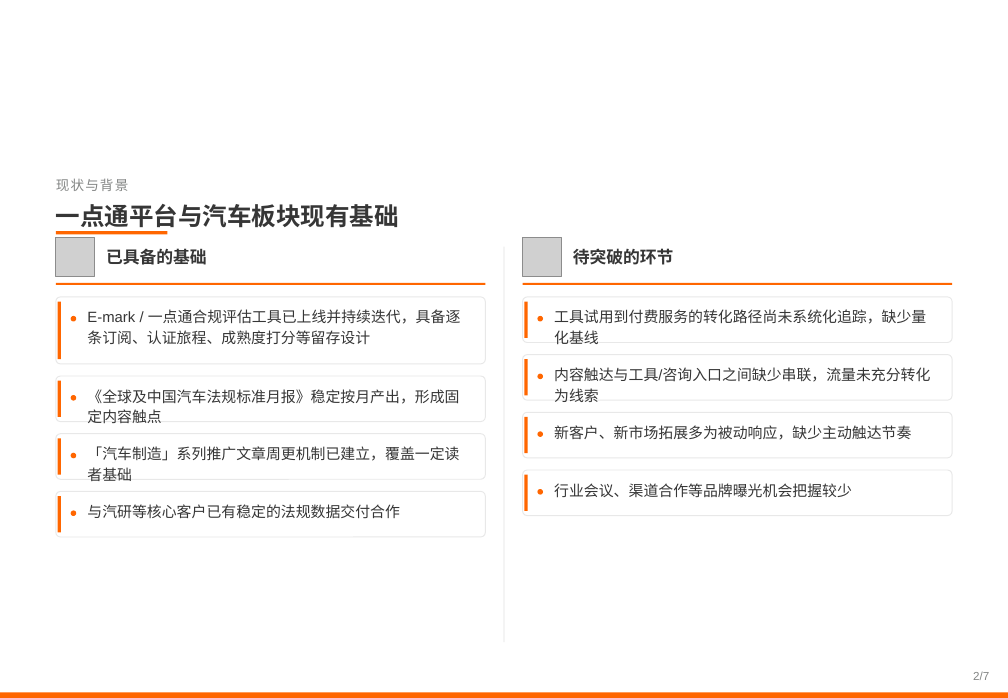
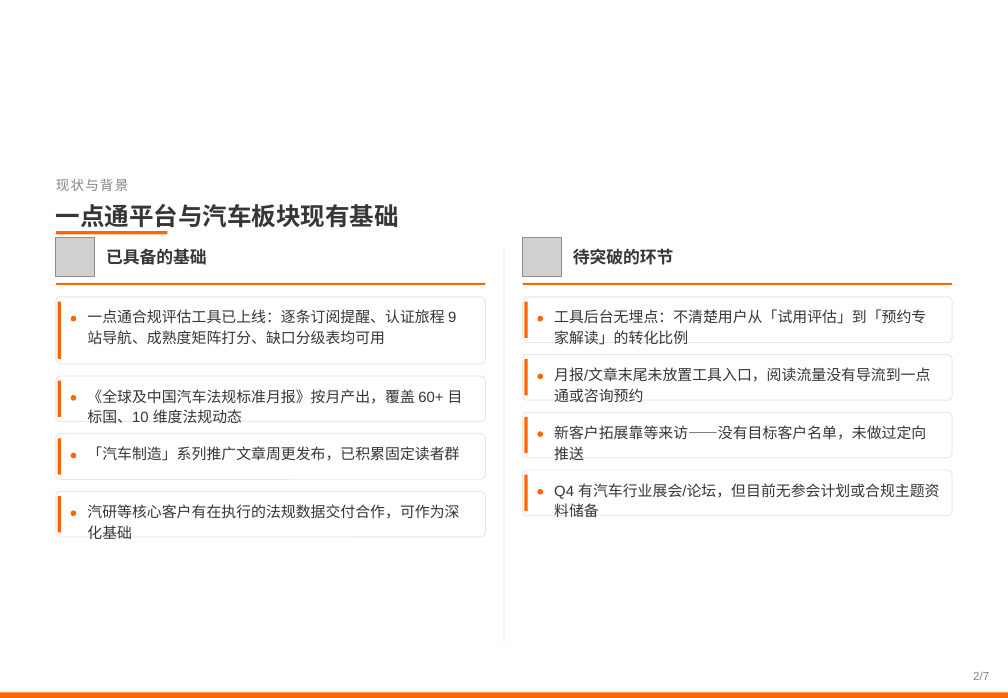
Before and after one commit to zhenghannah1228-boop/Auto-Reg-Monitor, a slide deck: slide 2 of 汽车板块Q4推广计划.pptx. Drawn at 1008x698 pixels with LibreOffice and Linux fonts; fonts in the diff are those of the drawing; grey boxes stand for pictures; background and template pictures are left out. Boxes give left, top, right and bottom in pixels: in the first picture for what was removed or moved away, otherwise in the second. Text is boxed around its words. In the diff, an @@ line names an element or a change of style, - is before the commit and + after.

```diff
--- a/汽车板块Q4推广计划.pptx
+++ b/汽车板块Q4推广计划.pptx
@@ text at [87, 309, 456, 344]: text changed @@
-E-mark / 一点通合规评估工具已上线并持续迭代，具备逐条订阅、认证旅程、成熟度打分等留存设计
+一点通合规评估工具已上线：逐条订阅提醒、认证旅程 9 站导航、成熟度矩阵打分、缺口分级表均可用
@@ text at [554, 309, 926, 345]: text changed @@
-工具试用到付费服务的转化路径尚未系统化追踪，缺少量化基线
+工具后台无埋点：不清楚用户从「试用评估」到「预约专家解读」的转化比例
@@ text at [87, 389, 463, 423]: text changed @@
-《全球及中国汽车法规标准月报》稳定按月产出，形成固定内容触点
+《全球及中国汽车法规标准月报》按月产出，覆盖 60+ 目标国、10 维度法规动态
@@ text at [554, 367, 930, 403]: text changed @@
-内容触达与工具/咨询入口之间缺少串联，流量未充分转化为线索
+月报/文章末尾未放置工具入口，阅读流量没有导流到一点通或咨询预约
@@ text at [87, 446, 459, 461]: text changed @@
-「汽车制造」系列推广文章周更机制已建立，覆盖一定读者基础
+「汽车制造」系列推广文章周更发布，已积累固定读者群
@@ text at [554, 425, 926, 460]: text changed @@
-新客户、新市场拓展多为被动响应，缺少主动触达节奏
+新客户拓展靠等来访——没有目标客户名单，未做过定向推送
@@ text at [87, 504, 459, 539]: text changed @@
-与汽研等核心客户已有稳定的法规数据交付合作
+汽研等核心客户有在执行的法规数据交付合作，可作为深化基础
@@ text at [554, 483, 939, 517]: text changed @@
-行业会议、渠道合作等品牌曝光机会把握较少
+Q4 有汽车行业展会/论坛，但目前无参会计划或合规主题资料储备
```
Also in this commit, not shown: 5 other slides changed.
